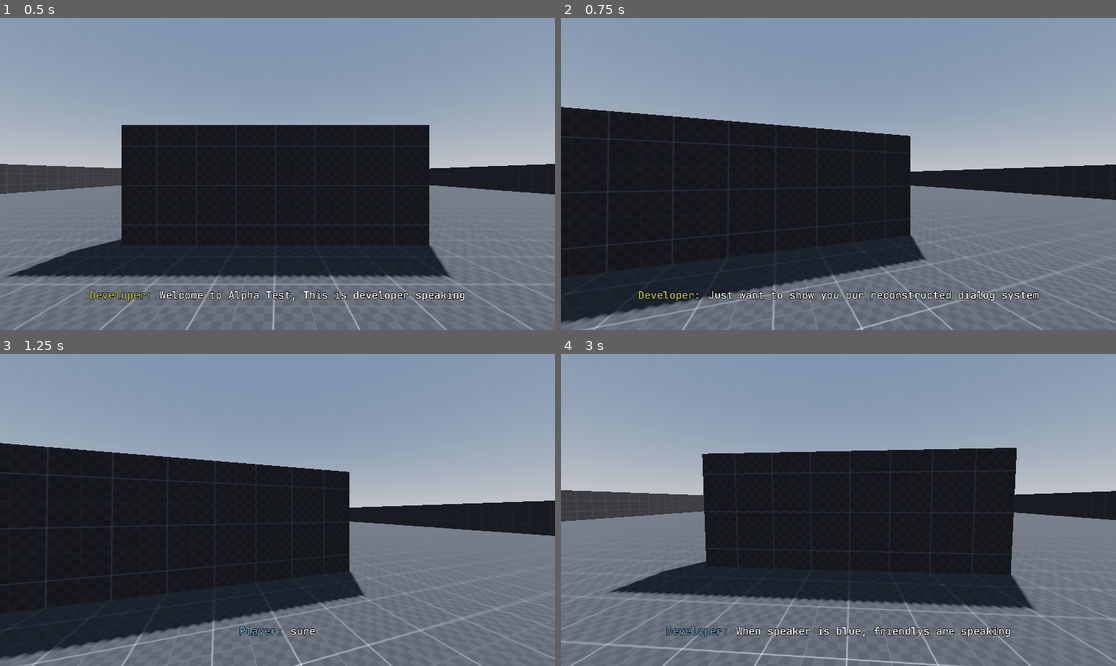
Above: before the commit, frames 1-4 (two rows, left to right).
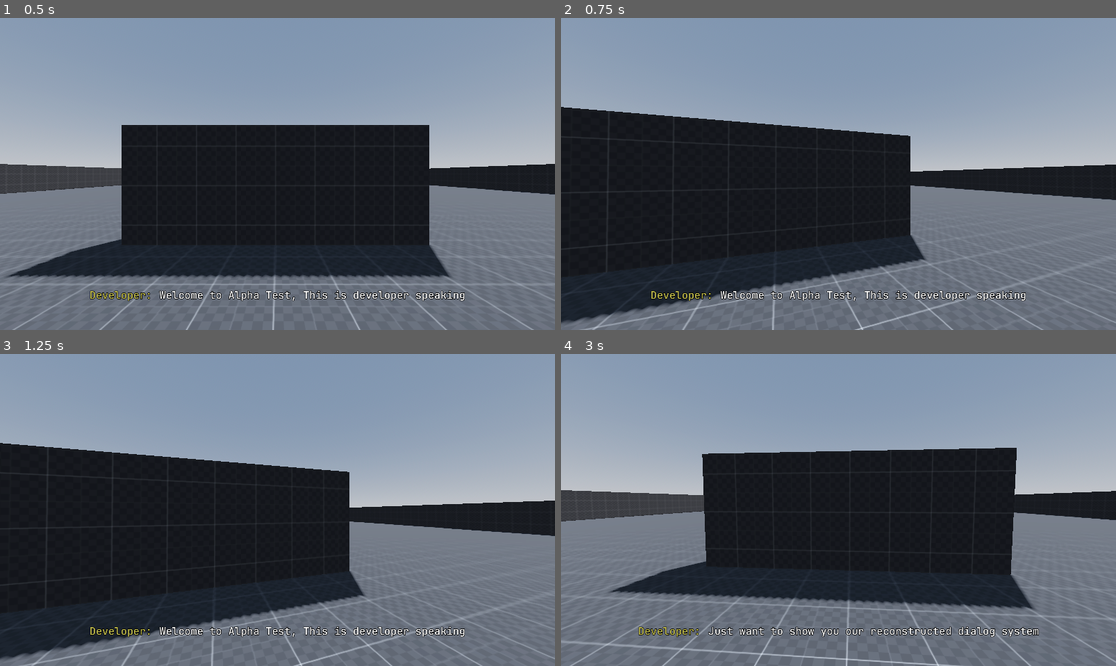
Above: after the commit, the same moments.

Repository: Zhiyi-Yang-YU/Outside-Skyline-AlphaTest
Game: Godot game, scene res://OutsideSkyline_Alpha/Scene/Level/Level_0.tscn
Same seed, same stepped clock (60 frames per second), same inputs: the game is played once before the commit and once after it.
Inputs (mouse positions are in pixels of both pictures, inside the frame that each line leads up to):
- Up to frame 1 (0.5 s): no input
- Up to frame 2 (0.75 s): tap Enter (ui_accept) at 0.5 s; move the mouse to (866, 174) at 0.52 s
- Up to frame 3 (1.25 s): tap Enter (ui_accept) at 0.77 s
- Up to frame 4 (3 s): tap Enter (ui_accept) at 1.25, 1.52, 2, 2.75 s; move the mouse to (810, 510) at 1.27 s; move the mouse to (849, 503) at 2.02 s; move the mouse to (832, 516) at 2.77 s

Frame 1 is identical in both runs. In frame 2, 1.0% of the frame differs, in the area x 14-87%, y 87-91%; in frame 3, 1.0%; in frame 4, 1.3%, in the area x 13-87%, y 87-91%.

Commit message:
创建全局变量来储存台词

Diff:
--- a/OutsideSkyline_Alpha/Scene/Level/Level_0.tscn
+++ b/OutsideSkyline_Alpha/Scene/Level/Level_0.tscn
@@ -209,6 +209,9 @@
 [node name="GameManager" type="Node3D" parent="."]
 script = ExtResource("3_gjmi4")
 
+[node name="Level0_Component" type="Node3D" parent="."]
+script = ExtResource("8_7m76s")
+
 [node name="Setting" type="Node3D" parent="."]
 
 [node name="WorldEnvironment" type="WorldEnvironment" parent="Setting"]
@@ -217,9 +220,6 @@
 [node name="DirectionalLight3D" type="DirectionalLight3D" parent="Setting"]
 transform = Transform3D(-0.866025, -0.433013, 0.25, 0, 0.5, 0.866025, -0.5, 0.75, -0.433013, 0, 0, 0)
 shadow_enabled = true
-
-[node name="Level0_Component" type="Node3D" parent="Setting"]
-script = ExtResource("8_7m76s")
 
 [connection signal="button_up" from="UI/Control_GameMenuUI/GamePause/GameContinueButton" to="GameManager" method="_on_game_continue_button_button_up"]
 [connection signal="button_up" from="UI/Control_GameMenuUI/GamePause/GameHow2playButton" to="GameManager" method="_on_game_how_2_play_button_button_up"]
--- /dev/null
+++ b/OutsideSkyline_Alpha/Script/Dialog/DramaScript.gd
@@ -0,0 +1,55 @@
+extends Node
+
+const _0_001: Array = [
+	{
+		speaker = "Developer: ",
+		speakerCamp = DialogBox.NEUTRAL,
+		text = "Welcome to Alpha Test, This is developer speaking"
+	},
+	{
+		speaker = "Developer: ",
+		speakerCamp = DialogBox.NEUTRAL,
+		text = "Just want to show you our reconstructed dialog system"
+	},
+	{
+		speaker = "Developer: ",
+		speakerCamp = DialogBox.NEUTRAL,
+		text = "I reference the Call of Duty 19's dialog Art Style"
+	},
+	{
+		speaker = "Developer: ",
+		speakerCamp = DialogBox.ENEMY,
+		text = "When speaker is red, enemies are speaking"
+	},
+	{
+		speaker = "Developer: ",
+		speakerCamp = DialogBox.ENEMY,
+		text = "Don't attack me, this is only a demo"
+	},
+	{
+		speaker = "Developer: ",
+		speakerCamp = DialogBox.FRIENDLY,
+		text = "When speaker is blue, friendlys are speaking"
+	},
+	{
+		speaker = "Developer: ",
+		speakerCamp = DialogBox.NEUTRAL,
+		text = "When speaker is yellow,the speaker belongs to neutral camps"
+	},
+	{
+		speaker = "Developer: ",
+		speakerCamp = DialogBox.NEUTRAL,
+		text = "Don't ask me why do we have this setting"
+	},
+	{
+		speaker = "Developer: ",
+		speakerCamp = DialogBox.NEUTRAL,
+		text = "Just want to try, I don't even know how to use this system..."
+	},
+	{speaker = "Developer: ", speakerCamp = DialogBox.NEUTRAL, text = "...in a walking sims"},
+	{
+		speaker = "Developer: ",
+		speakerCamp = DialogBox.NEUTRAL,
+		text = "talk to Mr.Blue, He has something want to show you"
+	},
+]
--- a/OutsideSkyline_Alpha/Script/GameplayUI/DialogBox.gd
+++ b/OutsideSkyline_Alpha/Script/GameplayUI/DialogBox.gd
@@ -18,23 +18,8 @@
 
 
 func _ready() -> void:
+	pass
 	_hideDialogBox()
-	_showDialogBox([
-		{speaker = "Developer: ", speakerCamp = NEUTRAL, text = "Welcome to Alpha Test, This is developer speaking"},
-		{speaker = "Developer: ", speakerCamp = NEUTRAL, text = "Just want to show you our reconstructed dialog system"},
-		{speaker = "Player: ", speakerCamp = FRIENDLY, text = "sure"},
-		{speaker = "Developer: ", speakerCamp = NEUTRAL, text = "I reference the Call of Duty 19's dialog Art Style"},
-		{speaker = "Developer: ", speakerCamp = ENEMY, text = "When speaker is red, enemies are speaking"},
-		{speaker = "Developer: ", speakerCamp = ENEMY, text = "Don't attack me, this is only a demo"},
-		{speaker = "Developer: ", speakerCamp = FRIENDLY, text = "When speaker is blue, friendlys are speaking"},
-		{speaker = "Developer: ", speakerCamp = NEUTRAL, text = "When speaker is yellow,the speaker belongs to neutral camps"},
-		{speaker = "Player: ", speakerCamp = FRIENDLY, text = "Nice"},
-		{speaker = "Developer: ", speakerCamp = NEUTRAL, text = "Don't ask me why do we have this setting"},
-		{speaker = "Developer: ", speakerCamp = NEUTRAL, text = "Just want to try, I don't even know how to use this system..."},
-		{speaker = "Developer: ", speakerCamp = NEUTRAL, text = "...in a walking sims"},
-		{speaker = "Developer: ", speakerCamp = NEUTRAL, text = "talk to Mr.Blue, He has something want to show you"},
-	])
-
 	dialogTimer.start()
 
 
@@ -71,15 +56,10 @@
 	speaker.label_settings.set_font_color(Color(hex_color))
 
 
-func load_dialogs_from_json(filePath: String) -> Array:
-	# TODO: 实现从json文件里读取对话
-	return []
-
-
 # Signals
 func _on_dialog_timer_timeout() -> void:
 	if curr + 1 < dialogsArray.size():
 		_showDialog(curr + 1)
 	else:
 		_hideDialogBox()
-		dialogTimer.stop() # 停止Timer
+		dialogTimer.stop()  # 停止Timer
--- a/OutsideSkyline_Alpha/Script/Level/Level.gd
+++ b/OutsideSkyline_Alpha/Script/Level/Level.gd
@@ -7,14 +7,8 @@
 @onready var realityScene: Node3D = $GameLevel/RealityLevel
 @onready var memoryScene: Node3D = $GameLevel/MemoryLevel
 
-# var playerNode: CharacterBody3D
-# var player: PackedScene = preload("res://OutsideSkyline_Alpha/Scene/Character/Player.tscn")
-
 
 func _ready() -> void:
-	# playerNode = SystemHQ.spawnScene(player, self, PLAYER_SPAWN_POSITION)
-	# playerNode.add_to_group("Player")  # 确保这行代码在实例化玩家后立即执行
-
 	realityScene.visible = true
 	memoryScene.visible = false
 
--- a/OutsideSkyline_Alpha/Script/Level/Level_0.gd
+++ b/OutsideSkyline_Alpha/Script/Level/Level_0.gd
@@ -1,17 +1,7 @@
 extends Node3D
 
-const MR_BLUE_SPAWN_POSITION: Vector3 = Vector3(0, 0, 7)
-
-# var npcNode: Node3D
-# var mrBlueNode: Node3D
-# var npc: PackedScene = preload("res://OutsideSkyline_Alpha/Scene/Character/NPC.tscn")
-# var mrBlue: PackedScene = preload("res://OutsideSkyline_Alpha/Scene/Character/Mr_Blue.tscn")
+@onready var player: CharacterBody3D = $Player
 
 
 func _ready() -> void:
-	# npcNode = SystemHQ.spawnScene(npc, self, MR_BLUE_SPAWN_POSITION)
-	pass
-
-
-func _process(delta: float) -> void:
-	pass
+	DialogBox._showDialogBox(DramaScript._0_001)
--- a/project.godot
+++ b/project.godot
@@ -18,6 +18,8 @@
 [autoload]
 
 SystemHQ="*res://OutsideSkyline_Alpha/Script/Settings/SystemHQ.gd"
+DialogBox="*res://OutsideSkyline_Alpha/Scene/UI/dialog_box.tscn"
+DramaScript="*res://OutsideSkyline_Alpha/Script/Dialog/DramaScript.gd"
 
 [display]
 
